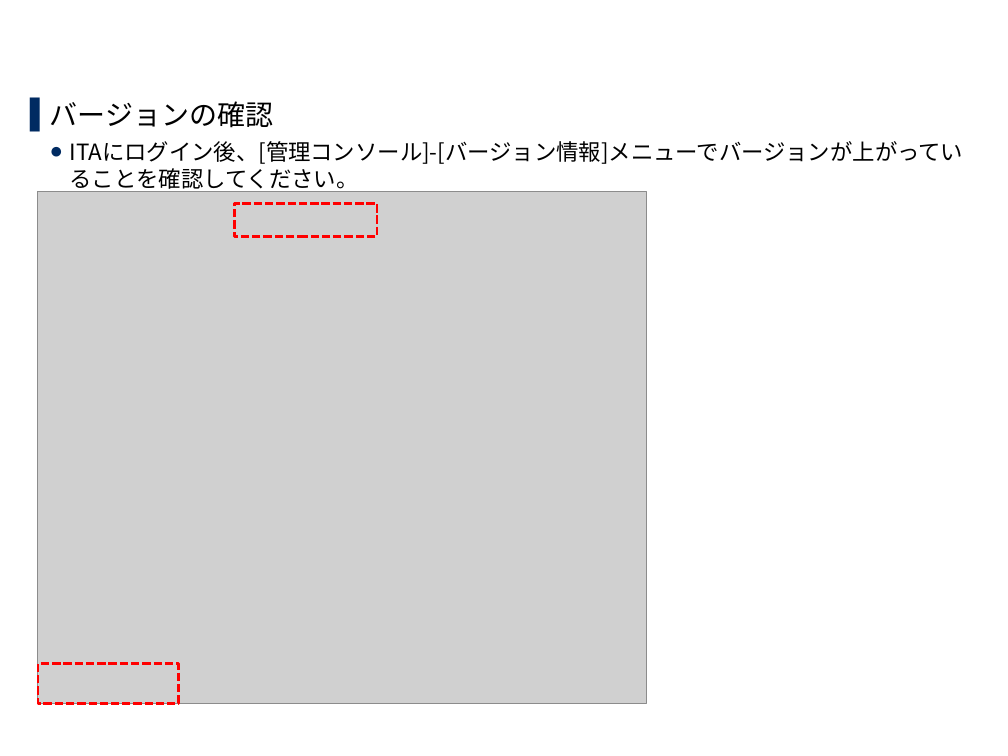
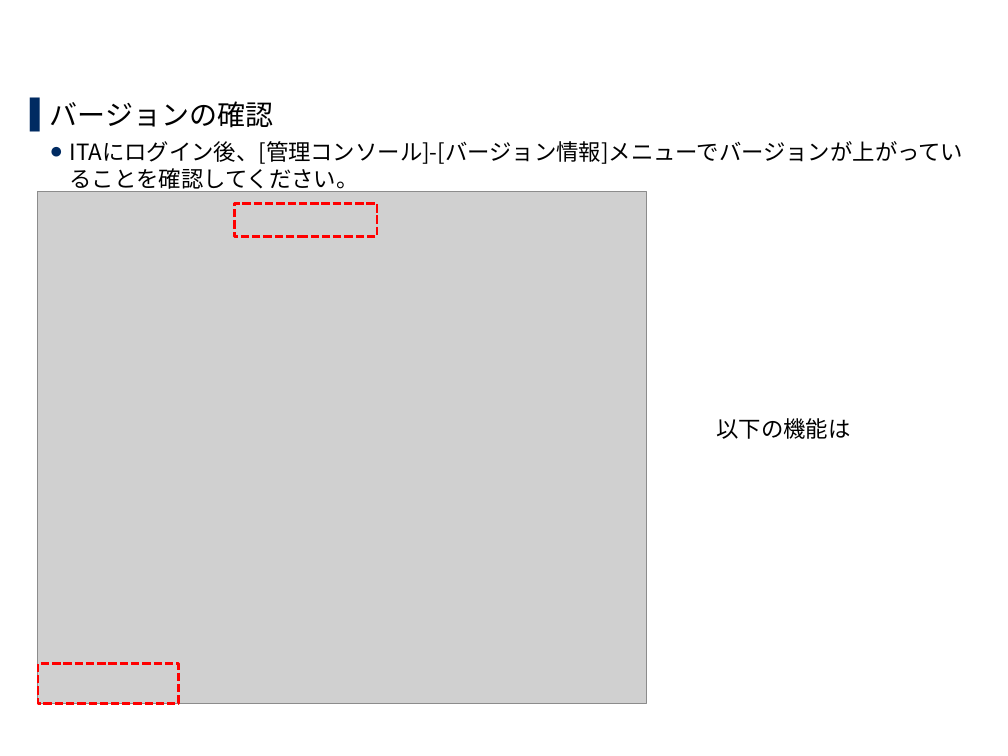
Before and after one commit to exastro-suite/it-automation-docs, a slide deck: slide 18 of asset/Learn_ja/ITA-version-up_ja.pptx (slide 17 before the commit). Drawn at 1008x756 pixels with LibreOffice and Linux fonts; fonts in the diff are those of the drawing; grey boxes stand for pictures; background and template pictures are left out. Boxes give left, top, right and bottom in pixels: in the first picture for what was removed or moved away, otherwise in the second. Text is boxed around its words. In the diff, an @@ line names an element or a change of style, - is before the commit and + after.

```diff
--- a/asset/Learn_ja/ITA-version-up_ja.pptx
+++ b/asset/Learn_ja/ITA-version-up_ja.pptx
@@ text added at bbox=[716, 418, 850, 439], 16 pt, text #000000 @@
+  以下の機能は
```
Also in this commit, not shown: 8 other slides changed, 2 slides added, 14 other files.
